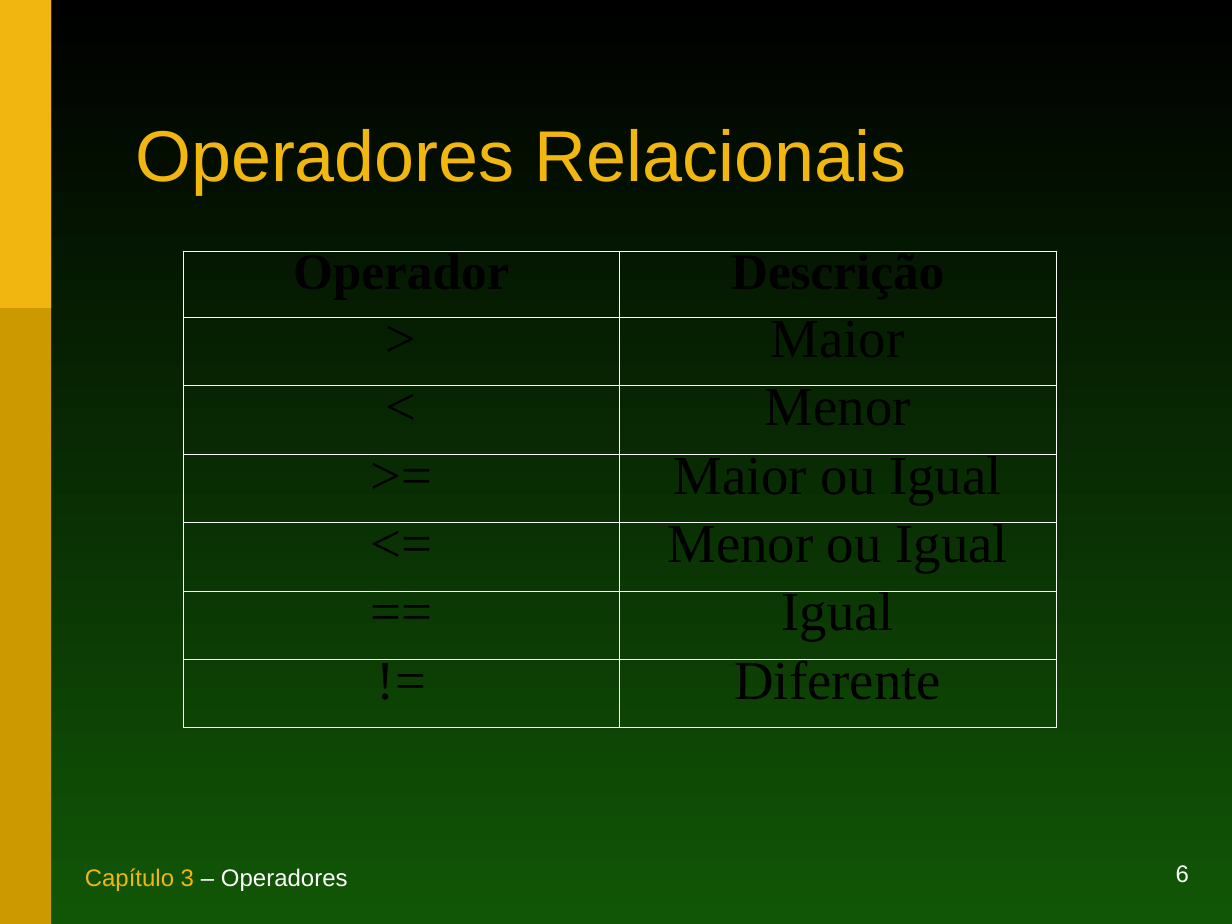
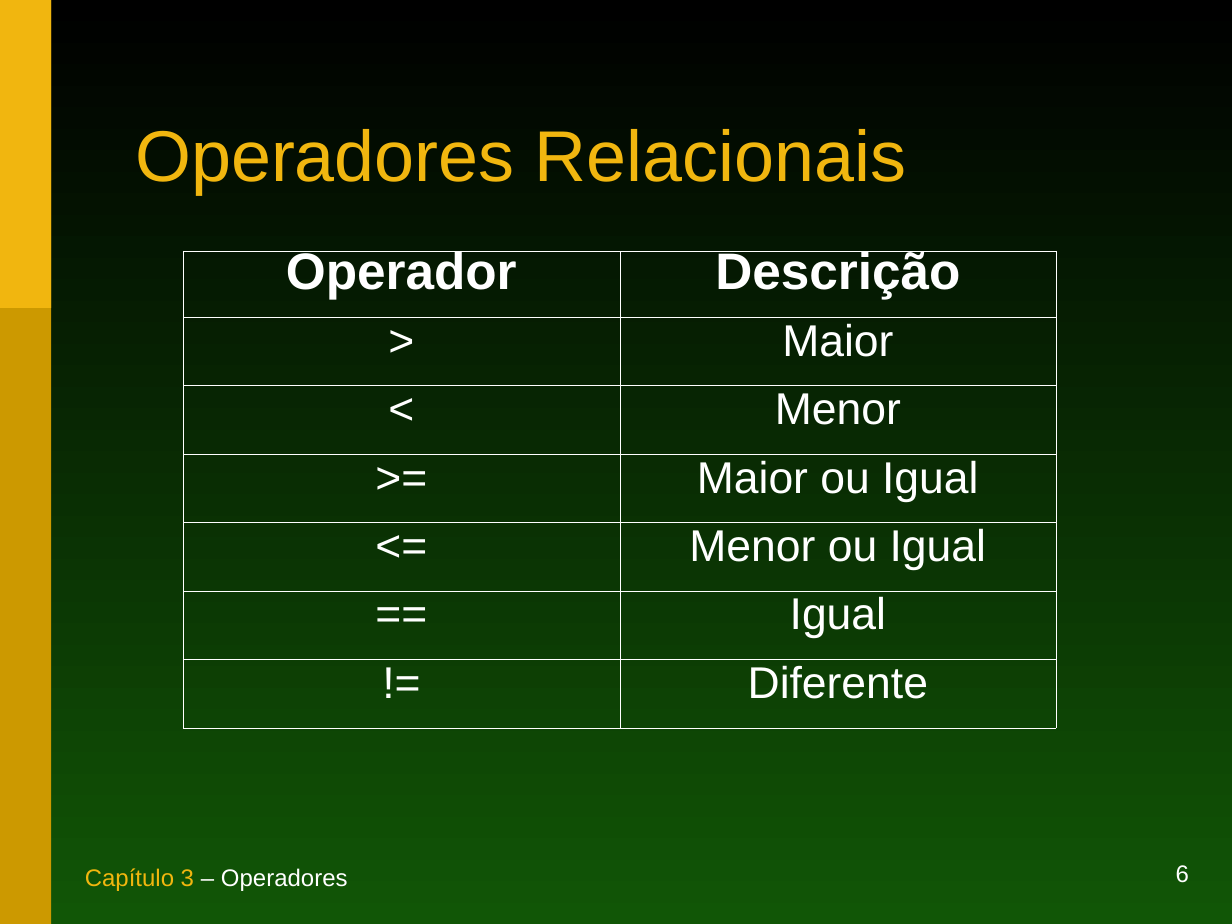
Before and after one commit to duchesqui/slzvieira-training, a slide deck: slide 6 of 1-Java-Programmer-Modulo-I/03.Capitulo03.ppt. Drawn at 1232x924 pixels with LibreOffice and Linux fonts; fonts in the diff are those of the drawing. Boxes give left, top, right and bottom in pixels: in the first picture for what was removed or moved away, otherwise in the second. Text is boxed around its words. In the diff, an @@ line names an element or a change of style, - is before the commit and + after.

```diff
--- a/1-Java-Programmer-Modulo-I/03.Capitulo03.ppt
+++ b/1-Java-Programmer-Modulo-I/03.Capitulo03.ppt
@@ table at (184,251,1056,728) @@
@@ font Times New Roman to Arial, text colour #000000 to #FFFFFF @@
@@ size 32 to 26 pt in ">", "Maior", "<", "Menor" and 8 more places @@
```
Also in this commit, not shown: 8 other slides changed, 2 other files.
